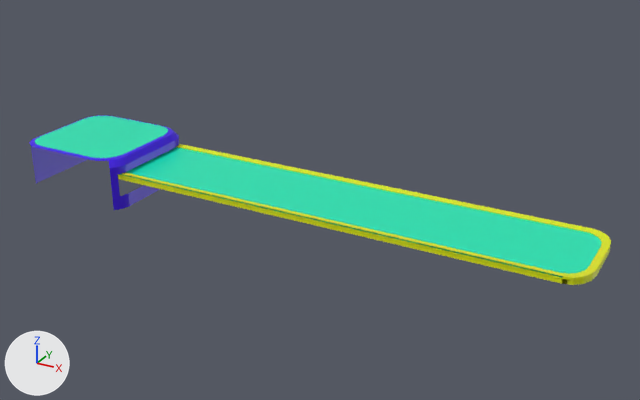
One commit to the FBX model Assets/Models/Belt.fbx: the scene before it, then after it.
Rendered twice from a camera (50 mm lens) standing at (8.92, -18.54, 9.5) and looking at (-0.81, -0.85, 0.66). Every picture has the same lights, and +X, +Y and +Z are marked at lower left. The picture after the commit comes second. Where no turn or scale is listed for an object, it has been applied to the vertices.

The scene before the commit, as lines of its bpy script (objects in view):
```python
me_cube_038 = bpy.data.meshes.new('Cube.038')
me_cube_038.from_pydata(...)  # 164 vertices, 110 faces; spans x -1.6..13.5, y -1.5..1.6, z -0.7..0.7
# faces by material slot: [49, 2, 59]
me_cube_038.materials.append(mat_material_009)  # purple #3c00e7
me_cube_038.materials.append(mat_material_016)  # cyan #00e7b6
me_cube_038.materials.append(mat_material_023)  # yellow #dde700
ob_cube_044 = bpy.data.objects.new('Cube.044', me_cube_038)
ob_cube_044.location = (-7.38, -1.24, 0.65)
```
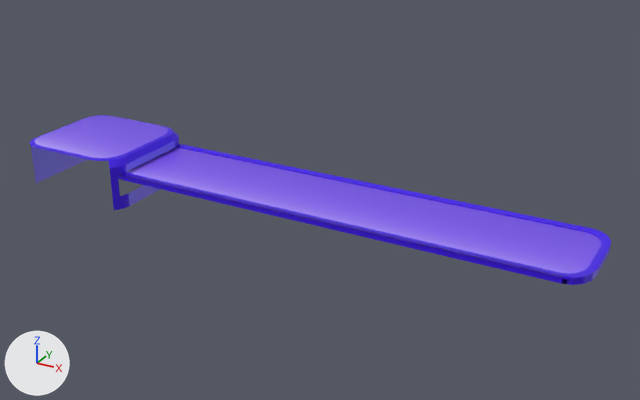
Location of each change, [x1, y1, x2, y2] in pixels of the pictures (640 x 400 px):
part 1 of me_cube_038, recoloured (cyan to blue)
    both: [34, 116, 602, 278]
part 2 of me_cube_038, recoloured
    both: [118, 144, 611, 285]

The change, as a list of edits to the scene's bpy script:
```text
Add img_grad_png:
    img_grad_png = load_image('Grad.png', '../Sprites/Grad.png', 51, 97, 'sRGB')
Add mat_gradient:
    mat_gradient = principled_material('Gradient')
    mat_gradient.texture = img_grad_png
    mat_gradient.roughness = 0.4
Change me_cube_038:
    where me_cube_038.from_pydata(...)  # 164 vertices, 110 faces; spans x -1.6..13.5, y -1.5..1.6, z -0.7..0.7
    used by ob_cube_044; location = (-7.38, -1.24, 0.65)
    me_cube_038 part 1: all 2 faces that had it switch from mat_material_016 (cyan #00e7b6) to mat_gradient (picture img_grad_png)
    me_cube_038 part 2: all 59 faces that had it switch from mat_material_023 (yellow #dde700) to mat_material_009 (purple #3c00e7)
```
